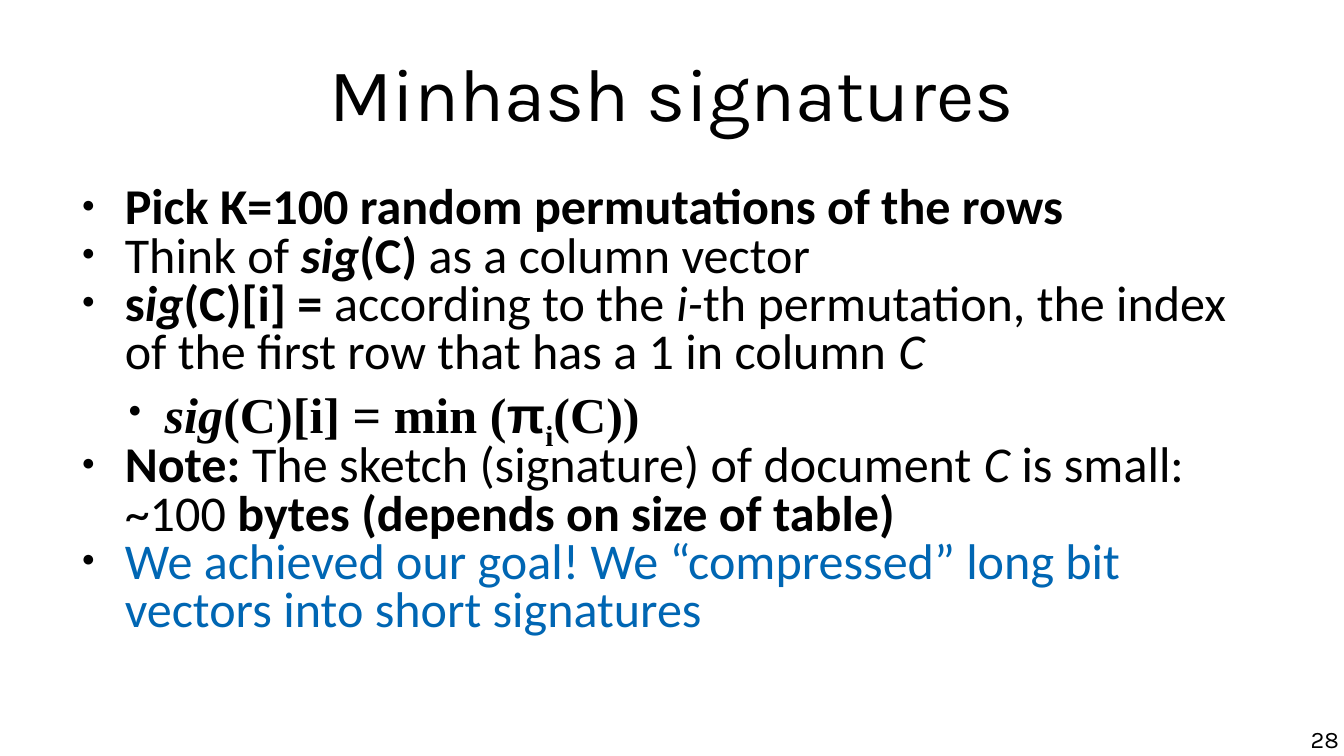
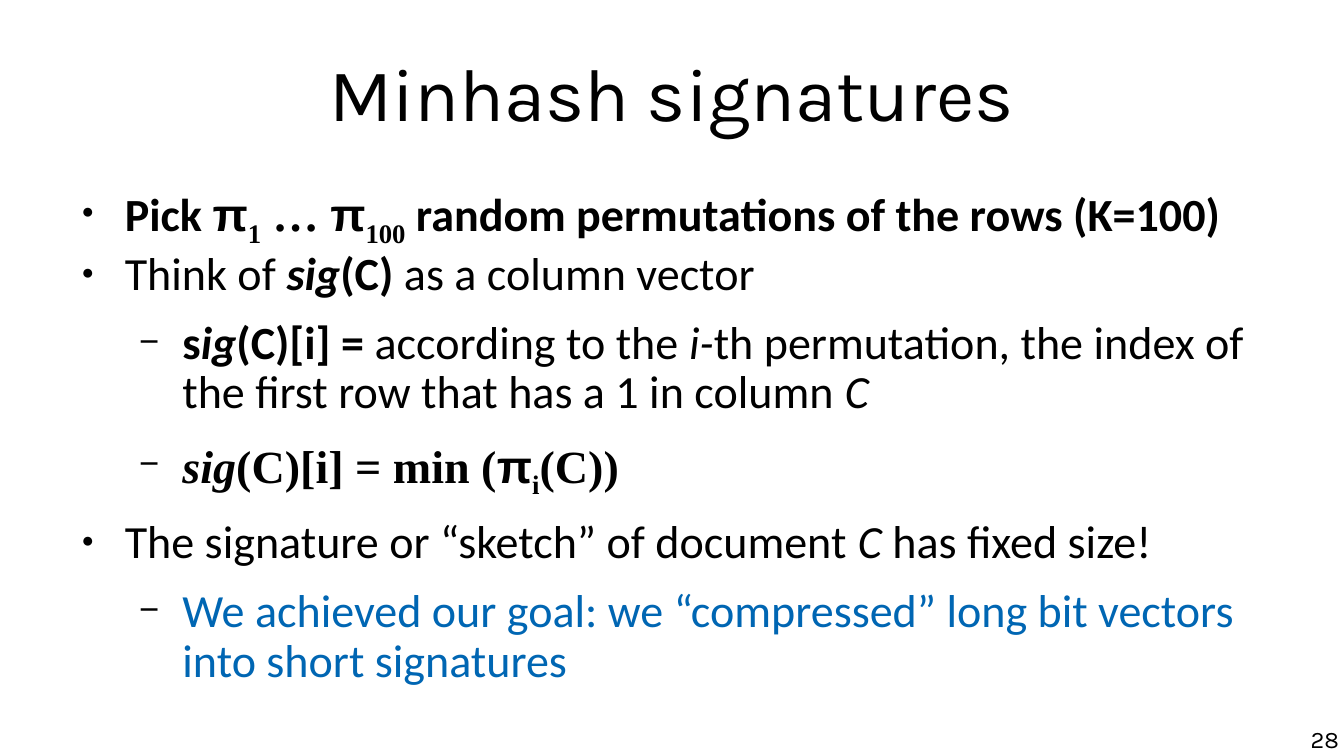
Before and after one commit to marco-calautti/data-mining-course, a slide deck: slide 28 of theory/tt04_near_duplicates.odp. Drawn at 1344x756 pixels with LibreOffice and Linux fonts; fonts in the diff are those of the drawing. Boxes give left, top, right and bottom in pixels: in the first picture for what was removed or moved away, otherwise in the second. Text is boxed around its words. In the diff, an @@ line names an element or a change of style, - is before the commit and + after.

```diff
--- a/theory/tt04_near_duplicates.odp
+++ b/theory/tt04_near_duplicates.odp
@@ text at (x1=125, y1=197, x2=1220, y2=239): text changed; size 29.6 to 27.2 pt @@
-● Pick K=100 random permutations of the rows
+● Pick π1 … π100 random permutations of the rows (K=100)
@@ text at (x1=125, y1=256, x2=1243, y2=492): size 29.6 to 27.2 pt in "Think of sig(C) as a column vector", "sig(C)[i] = according to the i-th permutation, ...", "sig(C)[i] = min (πi(C))"; line spacing 0.8 to 0.9; bullet ● to −; list level 1 to 2 in "sig(C)[i] = according to the ..."; list level 1 to 2 in "sig(C)[i] = min (πi(C))" @@
@@ text at (x1=125, y1=525, x2=1233, y2=685): text changed; size 29.6 to 27.2 pt; text colour #000000 to #0066B3 @@
-● Note: The sketch (signature) of document C is small: ~100 bytes (depends on size of table)
-● We achieved our goal! We “compressed” long bit vectors into short signatures
+● The signature or “sketch” of document C has fixed size!
+  − We achieved our goal: we “compressed” long bit vectors into short signatures
```
Also in this commit, not shown: 3 other slides changed, 2 slides added, 3 other files.
